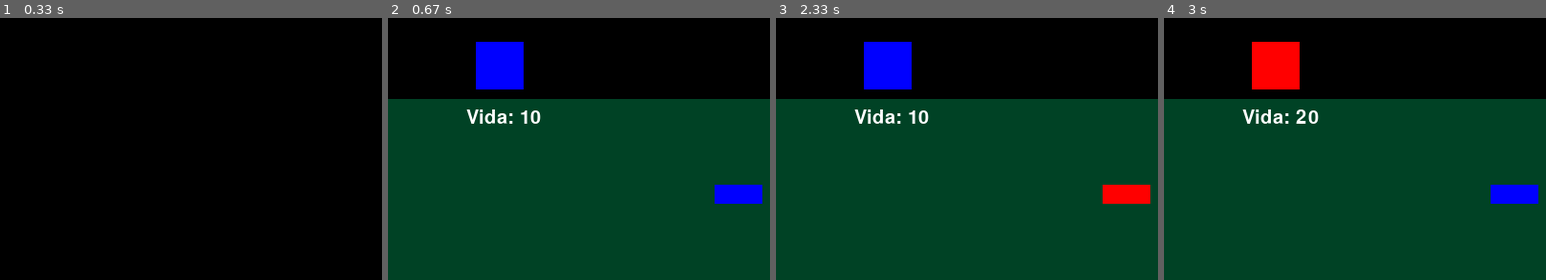
Above: before the commit, frames 1-4 (left to right).
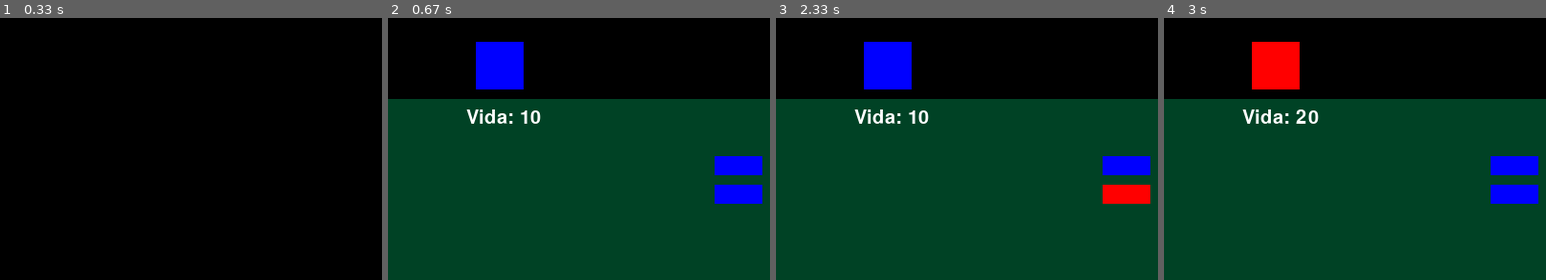
Above: after the commit, the same moments.

Repository: ShyrTheFirst/Python-Projetos-e-Arquivos
Game: pygame game, started from pygame/Inacabados/Clicker Game/gameclicker corrigindo.py
Two runs of this game, one before a commit and one after it. Both use one fixed random seed, a clock stepped at 60 frames per second and the inputs below.
Inputs (mouse positions are % of the whole screen's width and height, from its top left):
- Up to frame 1 (0.33 s): no input
- Up to frame 2 (0.67 s): tap Enter at 0.33 s
- Up to frame 3 (2.33 s): click (78, 78) at 0.72 s; click (78, 84) at 2.15 s
- Up to frame 4 (3 s): click (50, 59) at 2.48 s; click (47, 59) at 2.82 s
The pictures show only the part of the screen within x 32-82%, y 50-100%; the shares and areas given below are measured in that part.

Frame 1 is identical in both runs. In frame 2, 0.9% of the frame differs, in the area x 85-98%, y 52-60%; in frame 3, 0.9%; in frame 4, 0.9%.

Commit message:
Update gameclicker corrigindo.py

Diff:
--- a/pygame/Inacabados/Clicker Game/gameclicker corrigindo.py
+++ b/pygame/Inacabados/Clicker Game/gameclicker corrigindo.py
@@ -32,7 +32,7 @@
     def __init__(self):
         self.poder = 0
         self.comprar_reta = pygame.Rect(posx+250,posy+150,50,20)
-        self.melhorar_reta = pygame.Rect(posx+250,posy+250,50,20)
+        self.melhorar_reta = pygame.Rect(posx+250,posy+120,50,20)
 
     def melhorar_item(self,player):
         self.poder += 1
@@ -53,7 +53,6 @@
         self.color = cor_ativa
         self.reta_botao = self.comprar_reta
         pygame.draw.rect(tela,self.color, self.reta_botao)
-        pygame.display.flip()
 
     def comprando(self,player):
         self.color = cor_passiva
@@ -66,13 +65,13 @@
         self.color = cor_ativa
         self.reta_botao_melhorar = self.melhorar_reta
         pygame.draw.rect(tela,self.color, self.reta_botao_melhorar)
-        pygame.display.flip()
 
     def melhorando(self,player):
         self.color = cor_passiva
         pygame.draw.rect(tela,self.color, self.reta_botao_melhorar)
         pygame.display.flip()
         pygame.time.delay(200)
+        self.melhorar_item(player)
         self.atualizar_item(player)
 
 ##Fim Classe ITEM##
